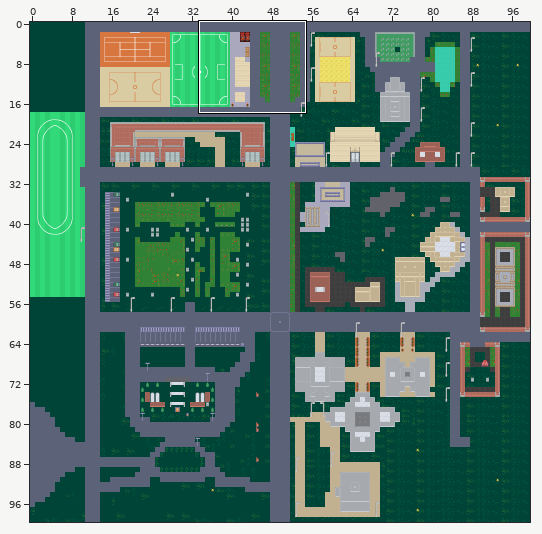
Two states of a Tiled map, mnnit.tmx. Above, an overview of the earlier version with the close-up marked.
Close-up. The starting point:
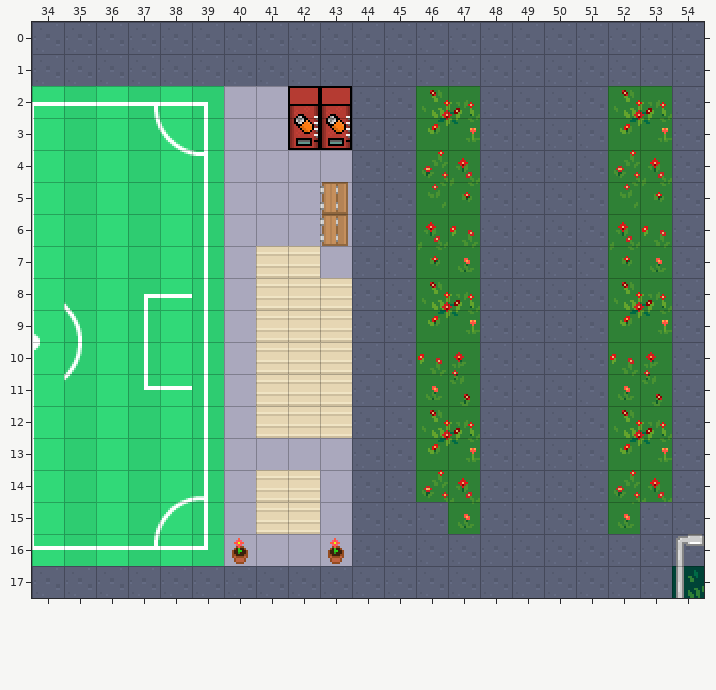
Cells are 16x16 px. Shown: x 34..54, y 0..17. The commit also changed other parts of the map, which this record leaves out. Not drawn, because the pictures are missing: unchanged layer "Objects". Layer "Lights" is drawn 6,-6 px off the grid.
And afterwards:
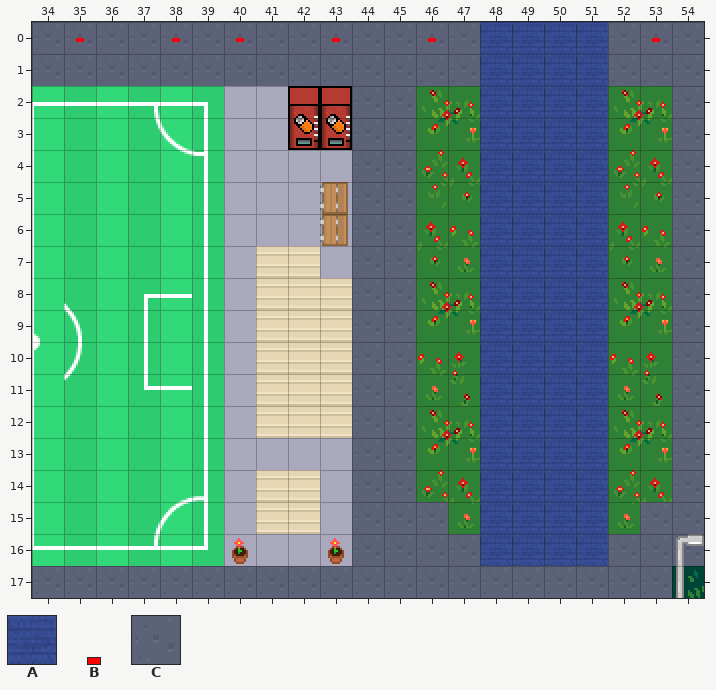
Key: from "Blue Roof": A 0; from "Lights": B 1 "red"; from "tilemap": C 468.
_ is an empty cell.
Tiles of an added or newly shown layer are drawn over the layers below it.
The edit:
{"where": "layer \"Road\""}
{"y":0,"x":48,"old":"CCCC","new":"AAAA"}
{"y":1,"x":48,"old":"CCCC","new":"AAAA"}
{"y":2,"x":48,"old":"CCCC","new":"AAAA"}
{"y":3,"x":48,"old":"CCCC","new":"AAAA"}
{"y":4,"x":48,"old":"CCCC","new":"AAAA"}
{"y":5,"x":48,"old":"CCCC","new":"AAAA"}
{"y":6,"x":48,"old":"CCCC","new":"AAAA"}
{"y":7,"x":48,"old":"CCCC","new":"AAAA"}
{"y":8,"x":48,"old":"CCCC","new":"AAAA"}
{"y":9,"x":48,"old":"CCCC","new":"AAAA"}
{"y":10,"x":48,"old":"CCCC","new":"AAAA"}
{"y":11,"x":48,"old":"CCCC","new":"AAAA"}
{"y":12,"x":48,"old":"CCCC","new":"AAAA"}
{"y":13,"x":48,"old":"CCCC","new":"AAAA"}
{"y":14,"x":48,"old":"CCCC","new":"AAAA"}
{"y":15,"x":48,"old":"CCCC","new":"AAAA"}
{"y":16,"x":48,"old":"CCCC","new":"AAAA"}
{"where": "layer \"Lights\" (added)"}
{"y":0,"x":35,"old":"_","new":"B"}
{"y":0,"x":38,"old":"_","new":"B"}
{"y":0,"x":40,"old":"_","new":"B"}
{"y":0,"x":43,"old":"_","new":"B"}
{"y":0,"x":46,"old":"_","new":"B"}
{"y":0,"x":53,"old":"_","new":"B"}
